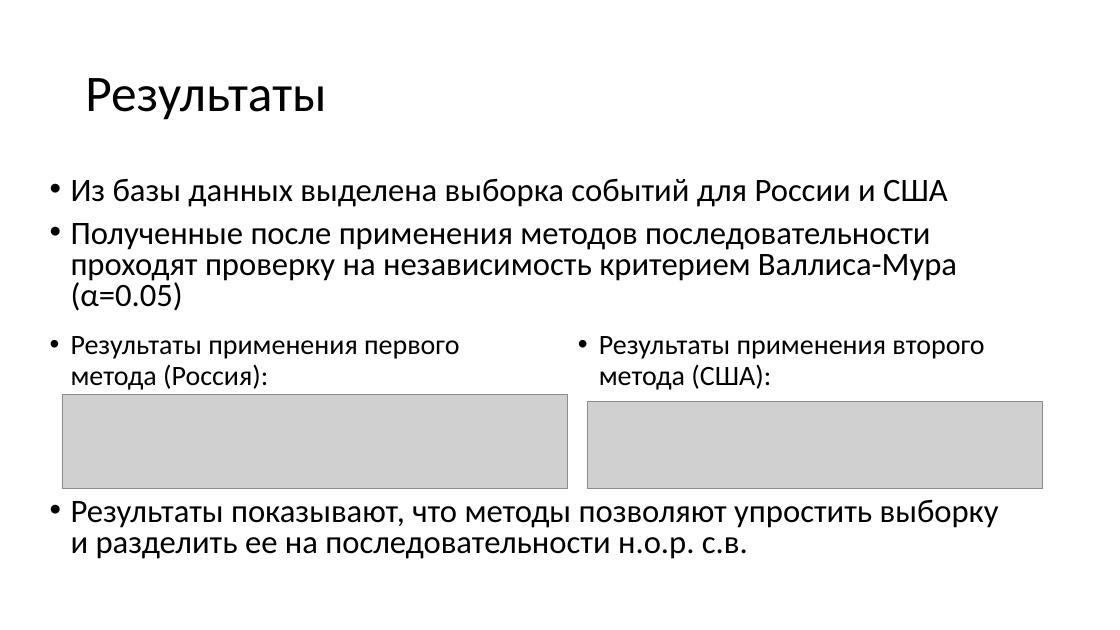
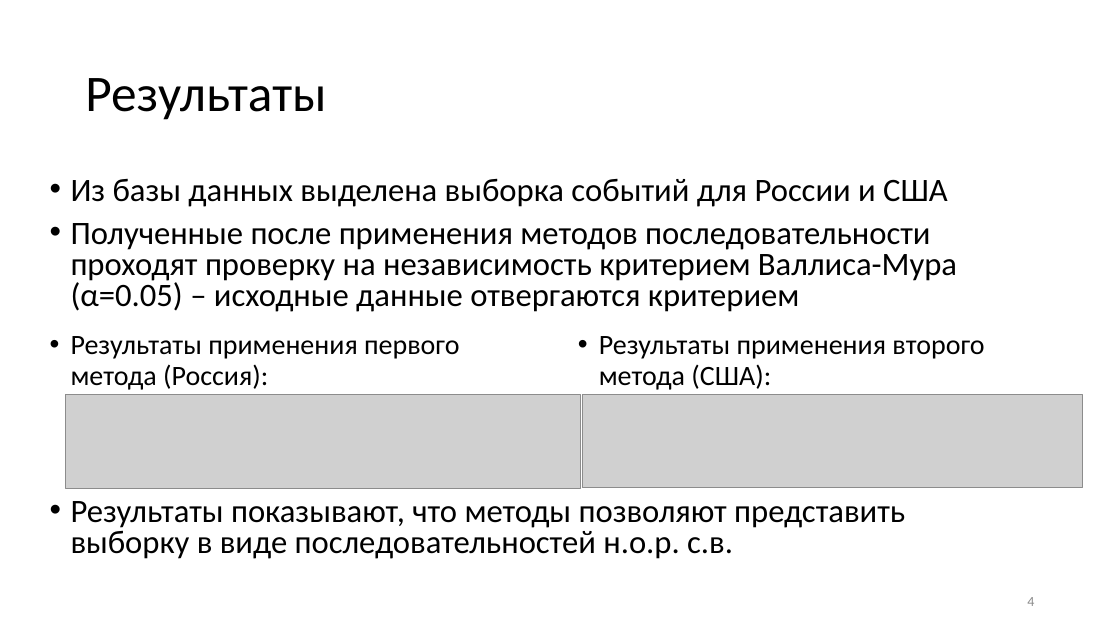
Before and after one commit to AlexeyKumin/SW_Global_Terrorism, a slide deck: slide 4 of Scientific_work_Kumin.pptx. Drawn at 1120x630 pixels with LibreOffice and Linux fonts; fonts in the diff are those of the drawing; grey boxes stand for pictures. Boxes give left, top, right and bottom in pixels: in the first picture for what was removed or moved away, otherwise in the second. Text is boxed around its words. In the diff, an @@ line names an element or a change of style, - is before the commit and + after.

```diff
--- a/Scientific_work_Kumin.pptx
+++ b/Scientific_work_Kumin.pptx
@@ text at box(71, 223, 957, 559): text changed @@
-• Полученные после применения методов последовательности проходят проверку на независимость критерием Валлиса-Мура (α=0.05)
-• Результаты показывают, что методы позволяют упростить выборку и разделить ее на последовательности н.о.р. с.в.
+• Полученные после применения методов последовательности проходят проверку на независимость критерием Валлиса-Мура (α=0.05) – исходные данные отвергаются критерием
+• Результаты показывают, что методы позволяют представить выборку в виде последовательностей н.о.р. с.в.
@@ picture: place and size @@
-picture at box(62, 395, 568, 488)
+picture at box(66, 395, 581, 489)
@@ picture: place and size @@
-picture at box(587, 401, 1043, 488)
+picture at box(582, 394, 1082, 488)
@@ page number added at box(1027, 597, 1034, 606), 12 pt, text #8C8C8C @@
+4
```
Also in this commit, not shown: 5 other slides changed, 1 slide added, 1 slide removed, 3 other files.
